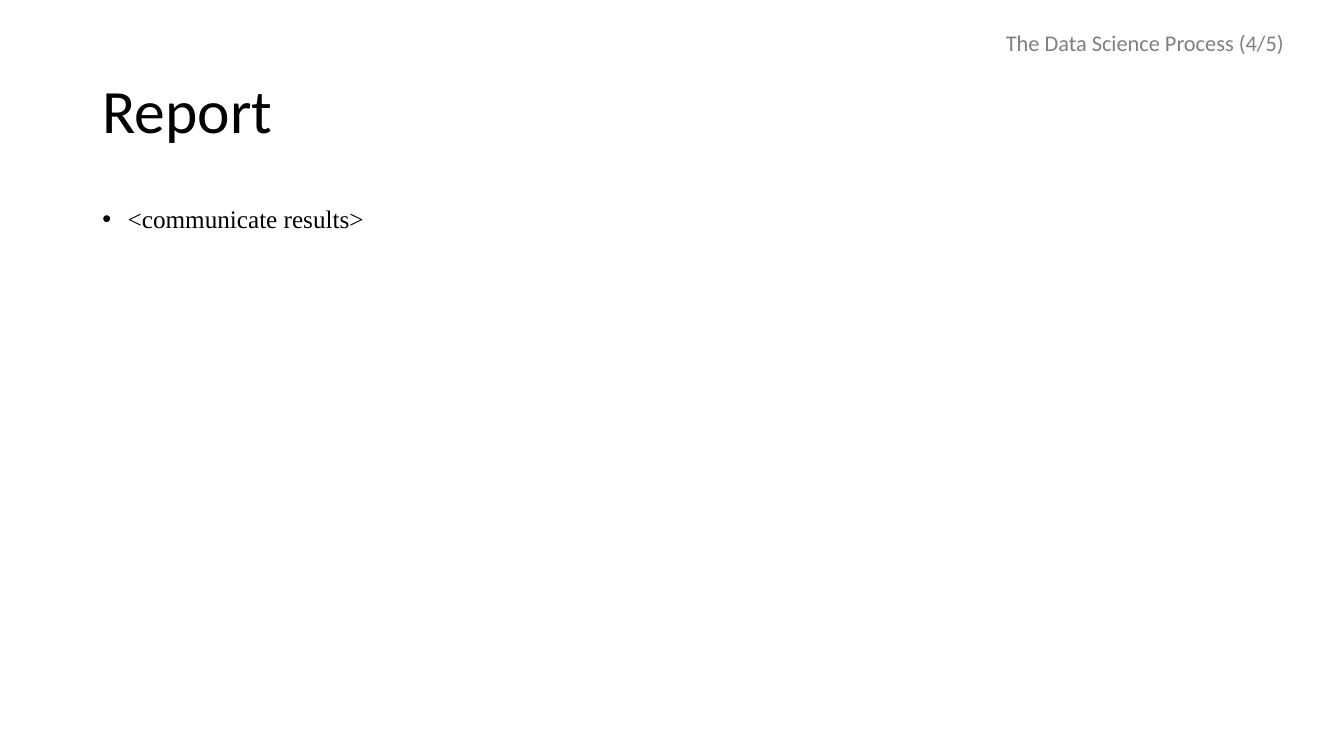
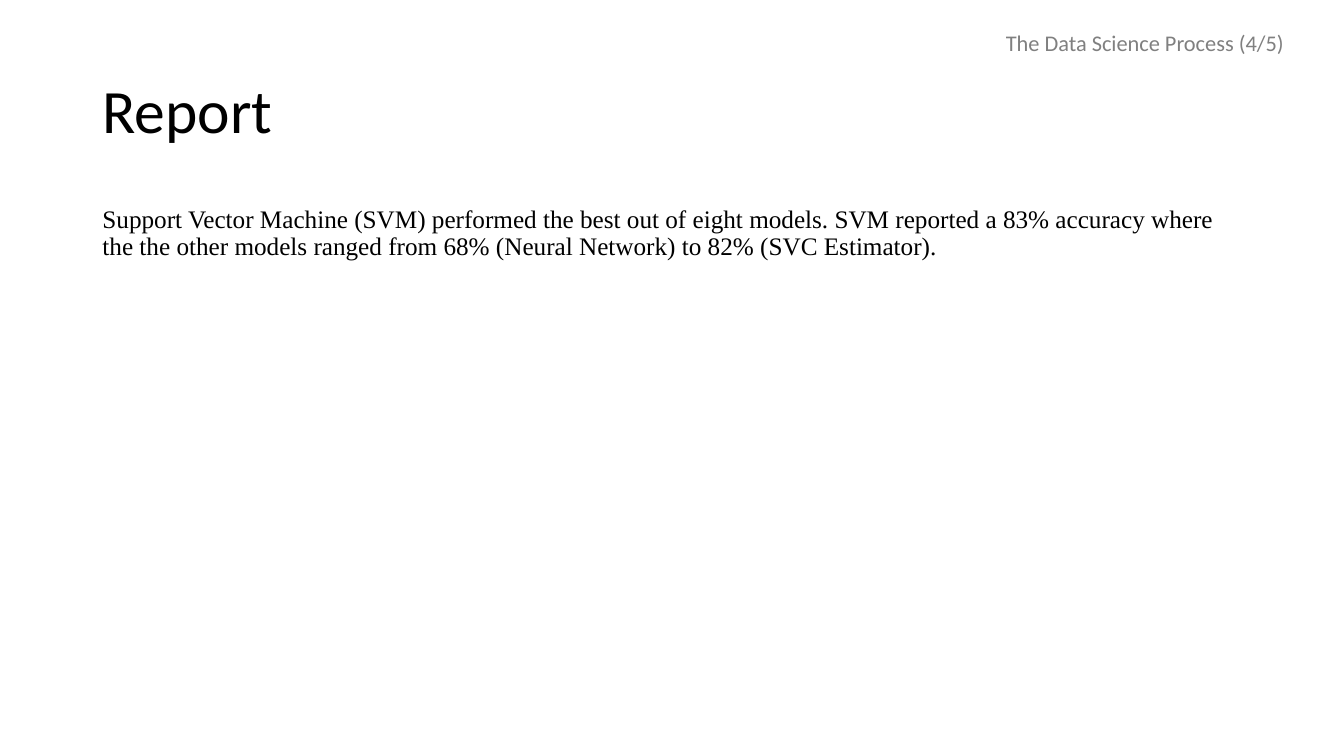
Before and after one commit to kurtgrothe/ANA500, a slide deck: slide 19 of Grothe_ANA500_Micro-Project.pptx. Drawn at 1344x756 pixels with LibreOffice and Linux fonts; fonts in the diff are those of the drawing. Boxes give left, top, right and bottom in pixels: in the first picture for what was removed or moved away, otherwise in the second. Text is boxed around its words. In the diff, an @@ line names an element or a change of style, - is before the commit and + after.

```diff
--- a/Grothe_ANA500_Micro-Project.pptx
+++ b/Grothe_ANA500_Micro-Project.pptx
@@ text at bbox=[102, 210, 1212, 261]: text changed @@
-• <communicate results>
+Support Vector Machine (SVM) performed the best out of eight models. SVM reported a 83% accuracy where the the other models ranged from 68% (Neural Network) to 82% (SVC Estimator).
```
Also in this commit, not shown: 1 other slide changed.
